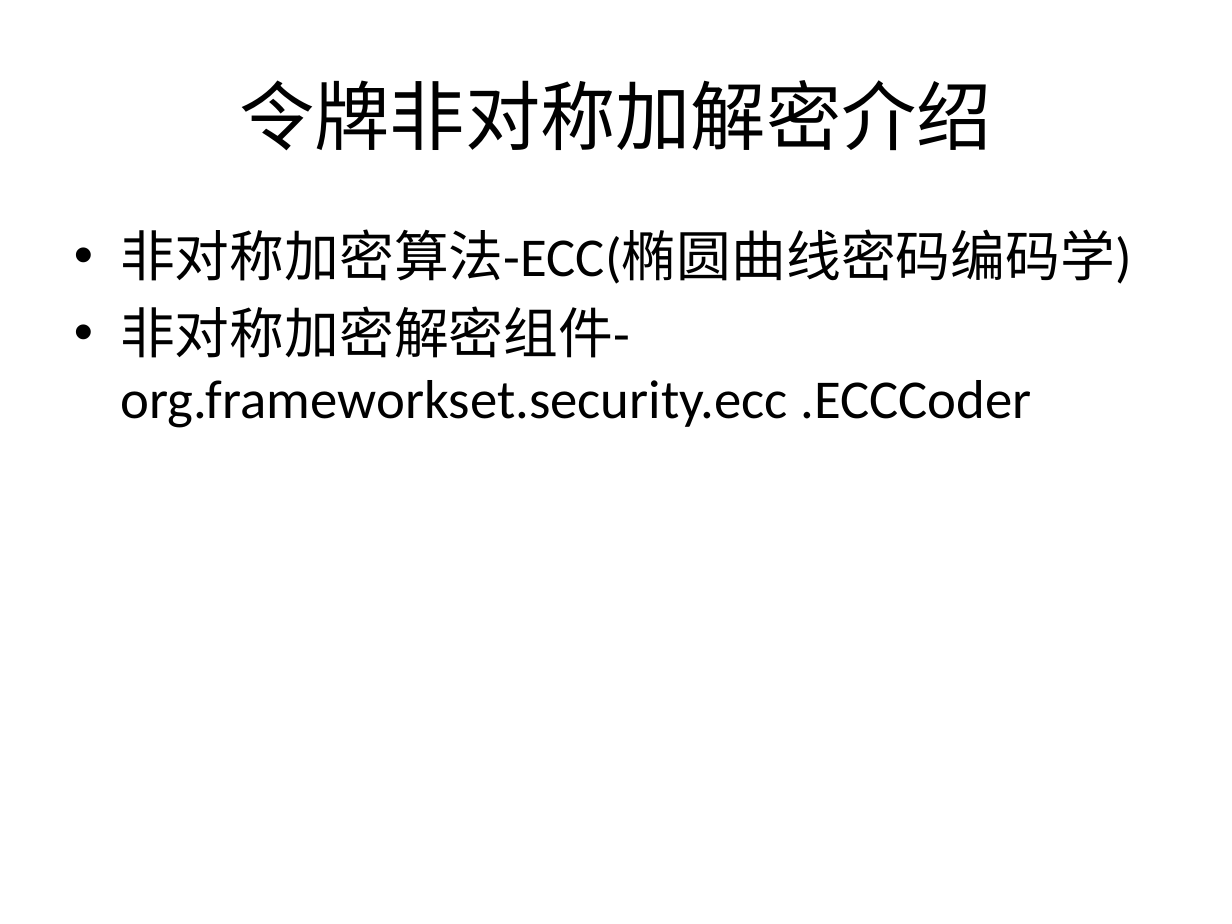
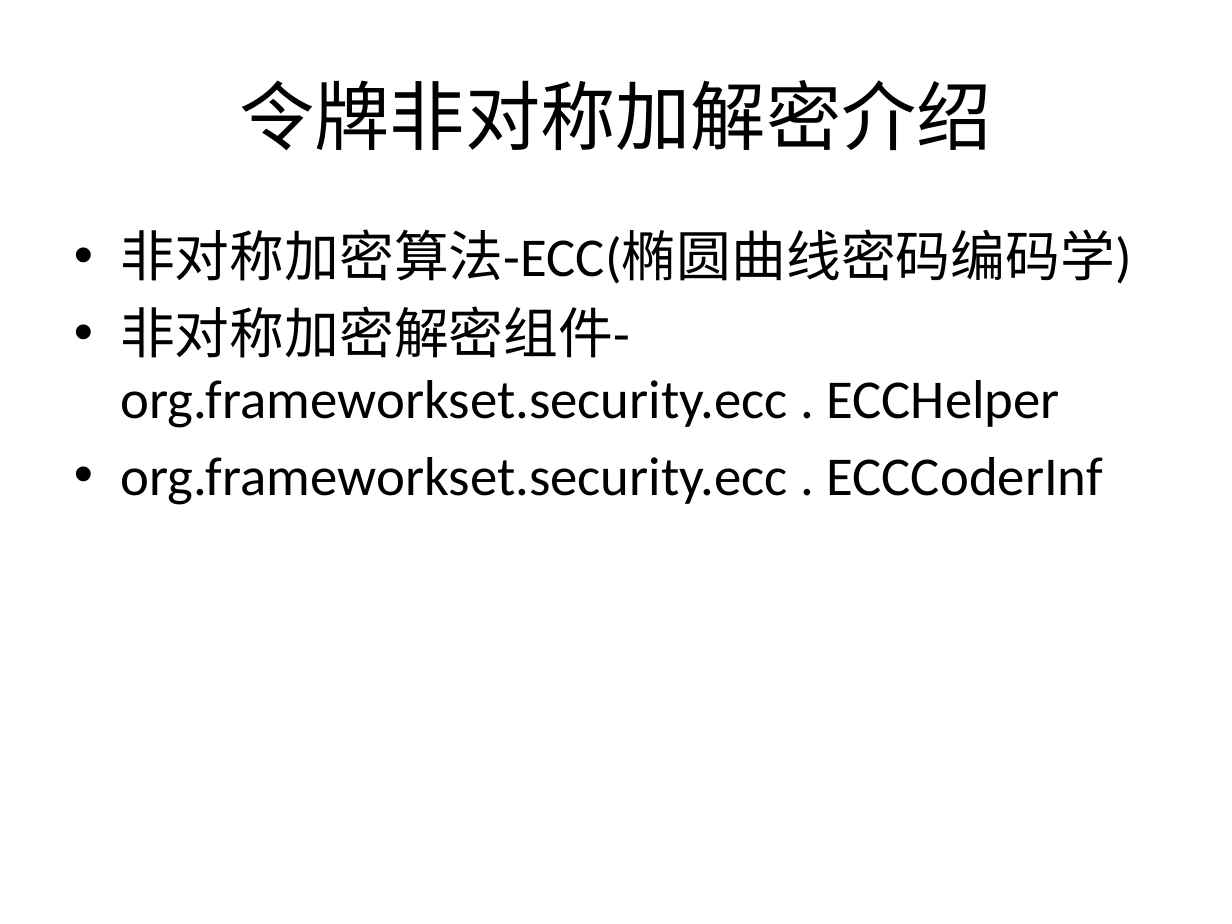
Before and after one commit to bbossgroups/bboss, a slide deck: slide 16 of 文档/令牌管理.pptx. Drawn at 1232x924 pixels with LibreOffice and Linux fonts; fonts in the diff are those of the drawing. Boxes give left, top, right and bottom in pixels: in the first picture for what was removed or moved away, otherwise in the second. Text is boxed around its words. In the diff, an @@ line names an element or a change of style, - is before the commit and + after.

```diff
--- a/文档/令牌管理.pptx
+++ b/文档/令牌管理.pptx
@@ text at box(120, 306, 1103, 505): text changed @@
-• 非对称加密解密组件- org.frameworkset.security.ecc .ECCCoder
+• 非对称加密解密组件- org.frameworkset.security.ecc . ECCHelper
+• org.frameworkset.security.ecc . ECCCoderInf
```
Also in this commit, not shown: 13 other slides changed, 5 slides added, 2 slides removed, 45 other files.
